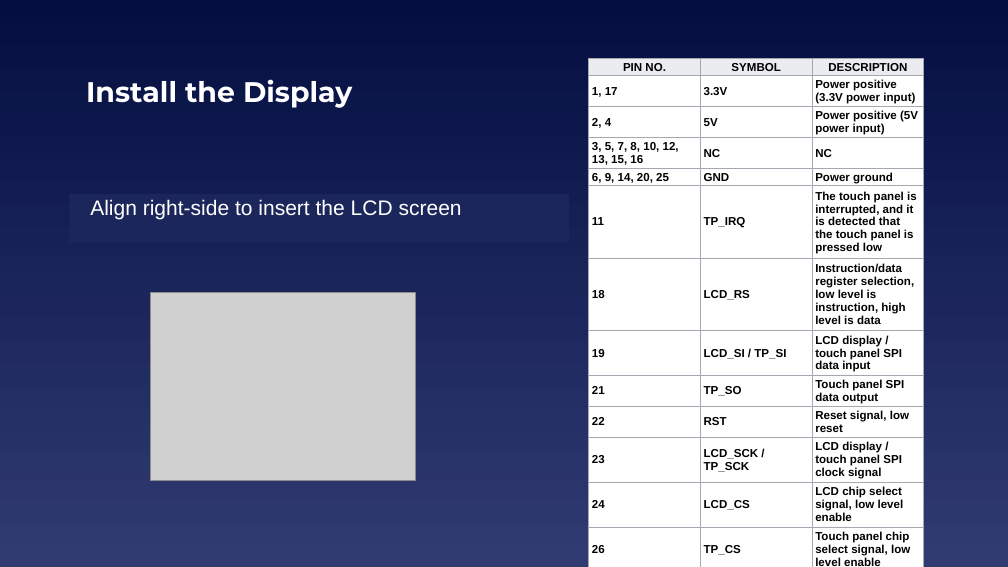
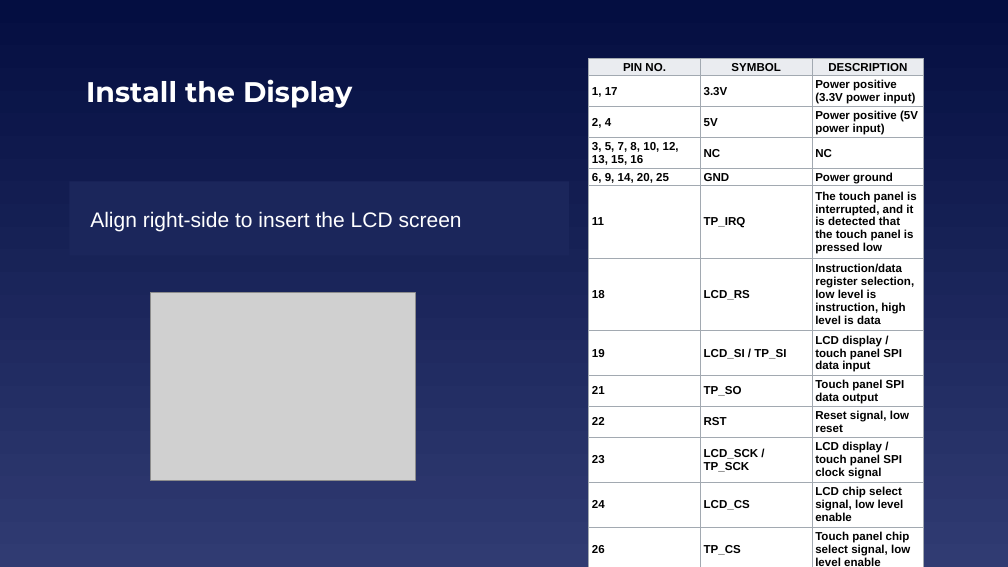
Before and after one commit to EELabMan/RPi-Touch-Display, a slide deck: slide 19 of Raspberry Pi TouchScreen Displays.pptx (slide 20 before the commit). Drawn at 1008x567 pixels with LibreOffice and Linux fonts; fonts in the diff are those of the drawing; grey boxes stand for pictures. Boxes give left, top, right and bottom in pixels: in the first picture for what was removed or moved away, otherwise in the second. Text is boxed around its words. In the diff, an @@ line names an element or a change of style, - is before the commit and + after.

```diff
--- a/Raspberry Pi TouchScreen Displays.pptx
+++ b/Raspberry Pi TouchScreen Displays.pptx
@@ text "Align right-side to insert the ...": place and size @@
-text "Align right-side to insert the ..." at (70, 191, 569, 247)
+text "Align right-side to insert the ..." at (70, 178, 569, 259)
```
Also in this commit, not shown: 4 other slides changed, 1 slide removed.
